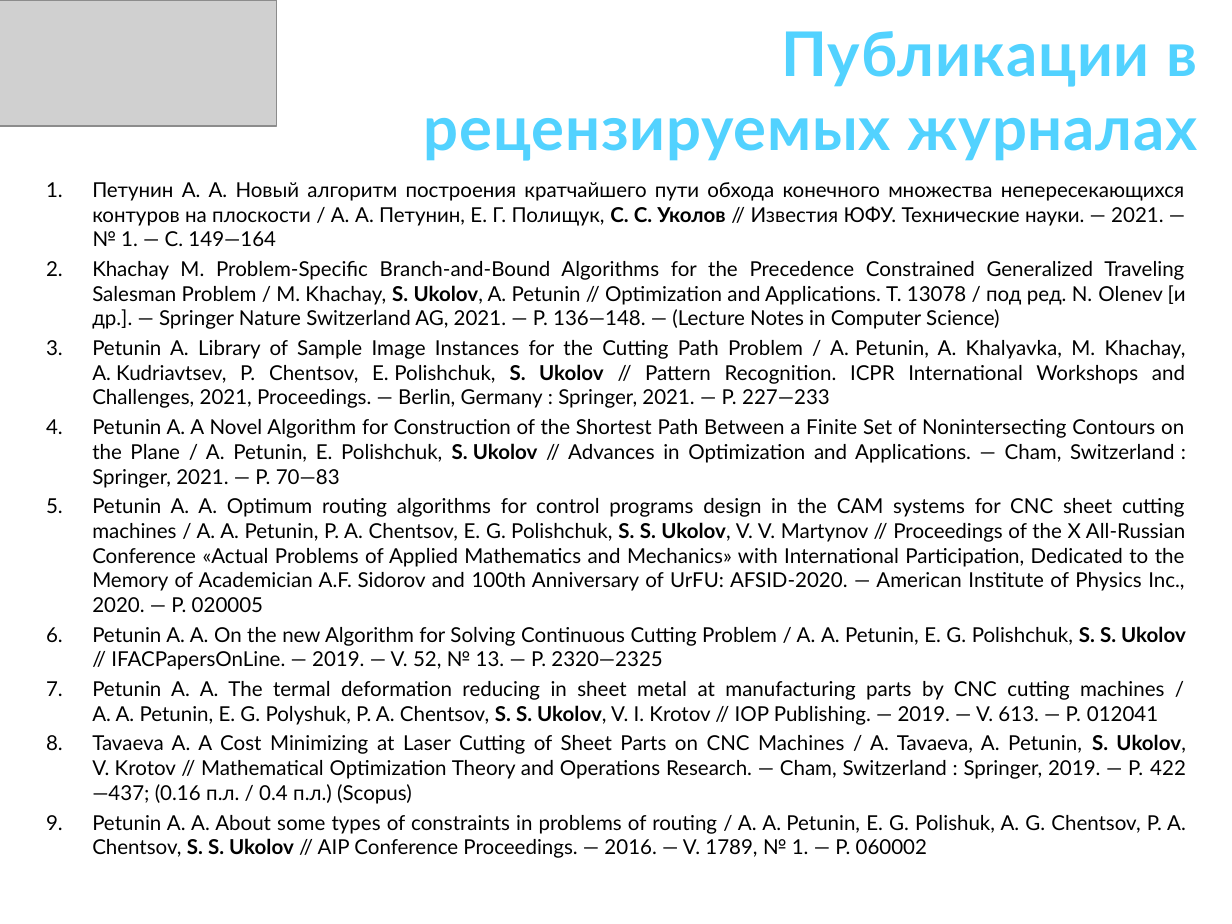
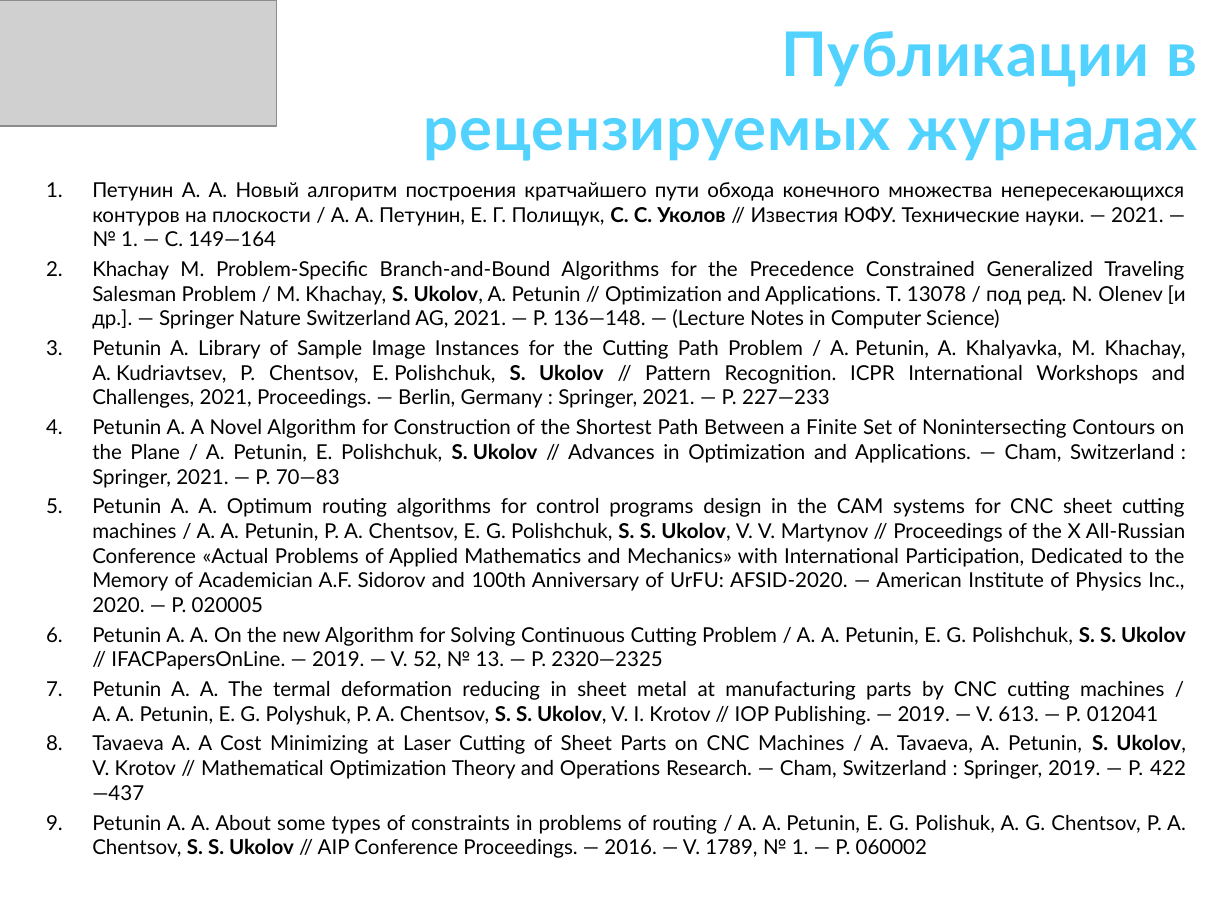
Before and after one commit to ukoloff/these, a slide deck: slide 7 of docx/К заседанию/30 Доклад.pptx. Drawn at 1232x924 pixels with LibreOffice and Linux fonts; fonts in the diff are those of the drawing; grey boxes stand for pictures. Boxes give left, top, right and bottom in pixels: in the first picture for what was removed or moved away, otherwise in the second. Text is boxed around its words. In the diff, an @@ line names an element or a change of style, - is before the commit and + after.

Commit message:
Fix typos

```diff
--- a/docx/К заседанию/30 Доклад.pptx
+++ b/docx/К заседанию/30 Доклад.pptx
@@ text at [92,734,1186,800]: text changed @@
-8. Tavaeva A. A Cost Minimizing at Laser Cutting of Sheet Parts on CNC Machines / A. Tavaeva, A. Petunin, S. Ukolov, V. Krotov // Mathematical Optimization Theory and Operations Research. — Cham, Switzerland : Springer, 2019. — P. 422—437; (0.16 п.л. / 0.4 п.л.) (Scopus)
+8. Tavaeva A. A Cost Minimizing at Laser Cutting of Sheet Parts on CNC Machines / A. Tavaeva, A. Petunin, S. Ukolov, V. Krotov // Mathematical Optimization Theory and Operations Research. — Cham, Switzerland : Springer, 2019. — P. 422—437
```
Also in this commit, not shown: 7 other slides changed.
